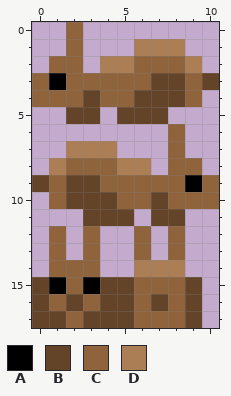
One commit to this pixel-art sprite: images/rabbit.png. Above: the version before the commit.
The file is 11x18 pixels. Pixels under 10% opacity are left out.
Palette (. is transparent): A #000000  B #644428  C #8f643d  D #ac7e56
The result:
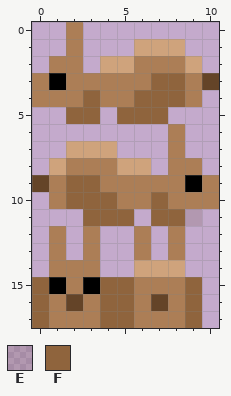
Colours new in this view: E #573c252a  F #8f643d
The exact change:
@@ palette @@
-C #8f643d
+C #ac7e56
-D #ac7e56
+D #cfa37c
@@ x 0..10 @@
  2 .CC.DDCCCD.
- 3 CACCCCCBBCB
- 4 CCCBCCBBBC.
- 5 ..BB.BBB...
+ 3 CACCCCCFFCB
+ 4 CCCFCCFFFC.
+ 5 ..FF.FFF...
  6 ........C..
@@ x 0..10 @@
  8 .DCCCDD.CC.
- 9 BCBBCCCCCAC
-10 .CBBBCCBCCC
-11 ...BBB.BB..
+ 9 BCFFCCCCCAC
+10 .CFFFCCFCCC
+11 ...FFF.FFE.
 12 .C.C..C.C..
@@ x 0..10 @@
 14 .CCC..DDD..
-15 BACABBCCCB.
-16 BCBCBBCBCB.
-17 BBCBBBCCCB.
+15 FACAFFCCCF.
+16 FCBCFFCBCF.
+17 FCCCFFCCCF.
